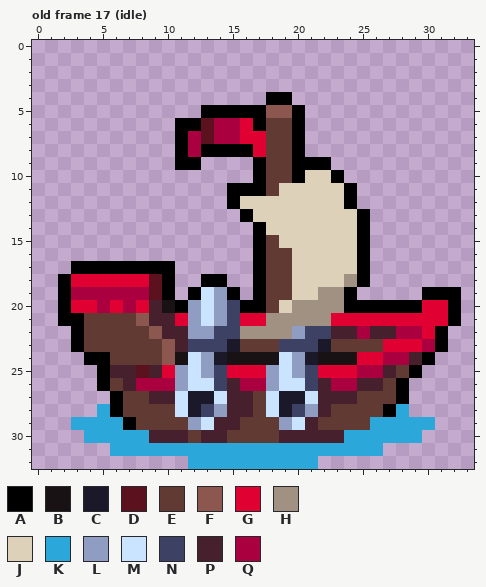
Pixel-art file: assets_src/image/units/flagship/map_flagship.ase. Above, as it was before the edit.
34x33 pixels, 17 frames. Shown: old frame 17 (idle). The commit also changed other frames, which this record leaves out.
Visible layers, top first: "Layer 2", "Layer 1", "Flattened".
Palette (. is transparent): A #000000  B #191215  C #1b182a  D #5c111e  E #623a34  F #8c574f  G #e00031  H #a19183  J #ded1ba  K #2ba7da  L #8f9dc2  M #cae4ff  N #3d4265  P #47202e  Q #aa003f
Pixels before, old frame 17 (idle), first column x 2:
 4 ................AA.............
 5 ...........AAAAAFFA............
 6 .........AADQQGAEEA............
 7 .........AQDQQGGEEA............
 8 .........AQAAAAGEEA............
 9 .........AA....AEEAAA..........
10 ...............AEEAJJA.........
11 .............AAAEJJJJJA........
12 .............AJJJJJJJJA........
13 ..............AJJJJJJJJA.......
14 ...............AJJJJJJJA.......
15 ...............AEJJJJJJA.......
16 ...............AEEJJJJJA.......
17 .AAAAAAAA......AEEJJJJJA.......
18 AGGGGGGDA..AA..AEEJJJJHA.......
19 AQQQQQQDA.AMLA.AEEJJHHA.....AAA
20 AGGQGQGPBALMLNAAEJHHHHAAAAAAGGA
21 AAEEEEFPPGLMLNGGHHHHHGGGGGGGGGA
22 .AEEEEEFPPLLNNHHHHLNNPPQPPQQGA.
23 .AEEEEEEFPNNNCEEENNNCEEEEGGGQA.
24 ..AAEEEEFBMLCBBBBMLCBBBGGQQPA..
25 ...APPDPGLMLNGGGLMLNGGGQQPEA...
26 ...AEPQQQLMMNPQQLMMNPQQPPEA....
27 ....AEEPPMCCMPPEMCCMPPPEEEA....
28 ...KAEEEEMCNLPPEMCNLPEEEEAK....
29 .KKKKAEEEELMPPEEELMPEEEEKKKKK..
30 ..KKKKKPPPEPPEEEEPPPPPKKKKKK...
31 ....KKKKKKKKKKKKKKKKKKKKK......
32 ..........KKKKKKKKKK...........
New version:
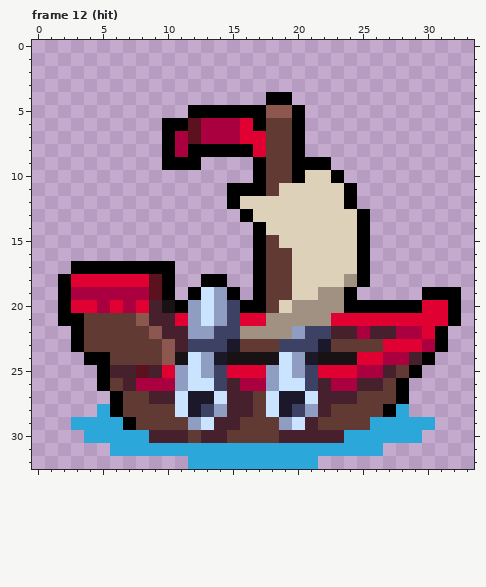
A new or re-ordered frame is compared with the old frame closest to it.
From old to new:
frames 17 -> 19
Frame 12 (hit) is new; against old frame 17 (idle), layer "Layer 2":
y 5: x 12 . -> A
y 6: x 10 . -> A; x 12..13 AD -> DQ
y 7: x 10..13 .AQD -> AQDQ
y 8: x 10..12 .AQ -> AQA
y 9: x 10 . -> A
Pixel boxes of the changes (left, top, right, bottom) in both pictures:
changed: (162, 105, 214, 170)
